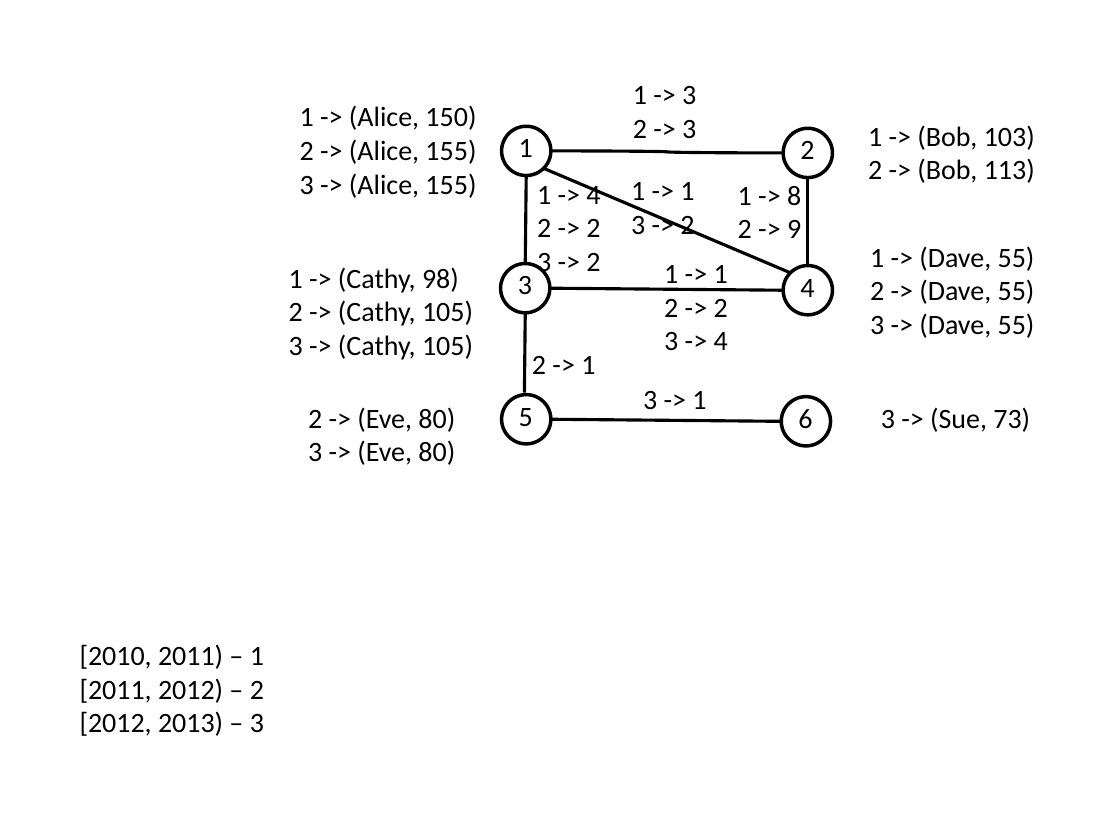
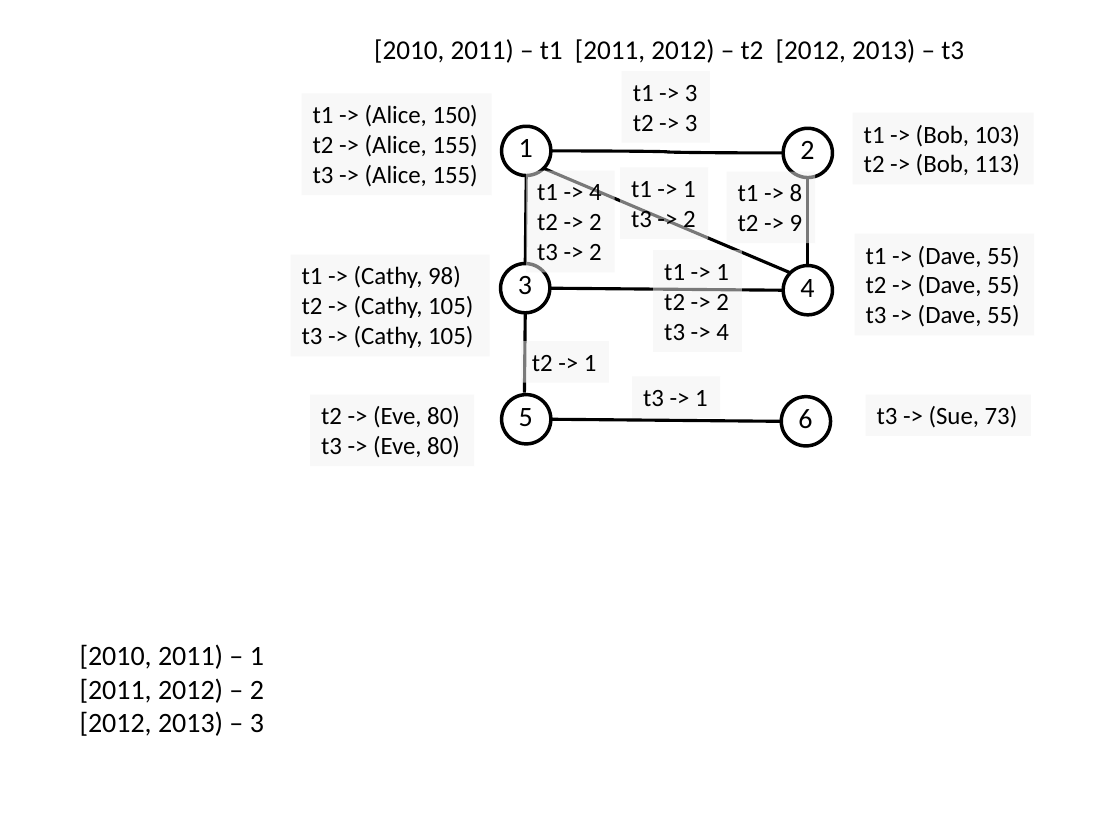
Before and after one commit to PortalDB/portal, a slide deck: slide 4 of paper/sigmod2016/figs/structures.pptx. Drawn at 1120x840 pixels with LibreOffice and Linux fonts; fonts in the diff are those of the drawing. Boxes give left, top, right and bottom in pixels: in the first picture for what was removed or moved away, otherwise in the second. Text is boxed around its words. In the diff, an @@ line names an element or a change of style, - is before the commit and + after.

```diff
--- a/paper/sigmod2016/figs/structures.pptx
+++ b/paper/sigmod2016/figs/structures.pptx
@@ text added at (374,39,964,63), 17.5 pt, text #000000 @@
+[2010, 2011) – t1 [2011, 2012) – t2 [2012, 2013) – t3
@@ rectangle "t1 -> 3": place and size @@
-rectangle "t1 -> 3" at (633,86,696,139)
+rectangle "t1 -> 3" at (622,71,710,142)
@@ text in rectangle at (633,85,698,131): text changed; size 18 to 16 pt @@
-1 -> 3
-2 -> 3
+t1 -> 3
+t2 -> 3
@@ rectangle "t1 -> (Alice, 150)": place and size @@
-rectangle "t1 -> (Alice, 150)" at (300,105,476,198)
+rectangle "t1 -> (Alice, 150)" at (301,93,492,195)
@@ text in rectangle at (313,105,478,187): text changed; size 18 to 16 pt @@
-1 -> (Alice, 150)
-2 -> (Alice, 155)
-3 -> (Alice, 155)
+t1 -> (Alice, 150)
+t2 -> (Alice, 155)
+t3 -> (Alice, 155)
@@ rectangle "t1 -> (Bob, 103)": place and size @@
-rectangle "t1 -> (Bob, 103)" at (868,125,1035,183)
+rectangle "t1 -> (Bob, 103)" at (852,113,1034,185)
@@ text in rectangle at (864,125,1020,176): text changed; size 18 to 16 pt @@
-1 -> (Bob, 103)
-2 -> (Bob, 113)
+t1 -> (Bob, 103)
+t2 -> (Bob, 113)
@@ rectangle "t1 -> 4": place and size @@
-rectangle "t1 -> 4" at (308,184,600,428)
+rectangle "t1 -> 4" at (526,170,615,272)
@@ rectangle "t1 -> 1": place and size @@
-rectangle "t1 -> 1" at (631,182,694,235)
+rectangle "t1 -> 1" at (620,167,709,239)
@@ rectangle "t1 -> 8": place and size @@
-rectangle "t1 -> 8" at (738,186,801,238)
+rectangle "t1 -> 8" at (727,171,815,243)
@@ text in rectangle at (537,184,602,266): text changed; size 18 to 16 pt @@
-1 -> 4
-2 -> 2
-3 -> 2
+t1 -> 4
+t2 -> 2
+t3 -> 2
@@ text in rectangle at (631,181,696,233): text changed; size 18 to 16 pt @@
-1 -> 1
-3 -> 2
+t1 -> 1
+t3 -> 2
@@ text in rectangle at (738,184,803,231): text changed; size 18 to 16 pt @@
-1 -> 8
-2 -> 9
+t1 -> 8
+t2 -> 9
@@ rectangle "t1 -> (Dave, 55)": place and size @@
-rectangle "t1 -> (Dave, 55)" at (870,246,1035,338)
+rectangle "t1 -> (Dave, 55)" at (855,234,1034,336)
@@ rectangle "t1 -> (Cathy, 98)": place and size @@
-rectangle "t1 -> (Cathy, 98)" at (289,267,473,360)
+rectangle "t1 -> (Cathy, 98)" at (290,254,489,356)
@@ text in rectangle at (302,266,473,348): text changed; size 18 to 16 pt @@
-1 -> (Cathy, 98)
-2 -> (Cathy, 105)
-3 -> (Cathy, 105)
+t1 -> (Cathy, 98)
+t2 -> (Cathy, 105)
+t3 -> (Cathy, 105)
@@ fill none to #F2F2F2 at 50% opacity in 13 elements at (866,394,1032,436), (310,394,475,466), (852,113,1034,185), (290,254,489,356), (301,93,492,195), (855,234,1034,336), (521,342,609,383), (632,376,720,418), (727,171,815,243), (622,71,710,142), (620,167,709,239), (526,170,615,272), (653,250,741,352) @@
@@ rectangle "t1 -> 1": place and size @@
-rectangle "t1 -> 1" at (664,265,728,351)
+rectangle "t1 -> 1" at (653,250,741,352)
@@ text in rectangle at (664,264,729,340): text changed; size 18 to 16 pt @@
-1 -> 1
-2 -> 2
-3 -> 4
+t1 -> 1
+t2 -> 2
+t3 -> 4
@@ text in rectangle at (866,246,1020,327): text changed; size 18 to 16 pt @@
-1 -> (Dave, 55)
-2 -> (Dave, 55)
-3 -> (Dave, 55)
+t1 -> (Dave, 55)
+t2 -> (Dave, 55)
+t3 -> (Dave, 55)
@@ rectangle "t2 -> 1": place and size @@
-rectangle "t2 -> 1" at (532,356,595,374)
+rectangle "t2 -> 1" at (521,342,609,383)
@@ text in rectangle at (532,355,597,371): text changed; size 18 to 16 pt @@
-2 -> 1
+t2 -> 1
@@ rectangle "t3 -> 1": place and size @@
-rectangle "t3 -> 1" at (643,391,706,410)
+rectangle "t3 -> 1" at (632,376,720,418)
@@ rectangle "t2 -> (Eve, 80)": place and size @@
-rectangle "t2 -> (Eve, 80)" at (250,407,455,699)
+rectangle "t2 -> (Eve, 80)" at (310,394,475,466)
@@ text in rectangle at (321,406,460,458): text changed; size 18 to 16 pt @@
-2 -> (Eve, 80)
-3 -> (Eve, 80)
+t2 -> (Eve, 80)
+t3 -> (Eve, 80)
@@ text in rectangle at (643,390,708,406): text changed; size 18 to 16 pt @@
-3 -> 1
+t3 -> 1
@@ rectangle "t3 -> (Sue, 73)": place and size @@
-rectangle "t3 -> (Sue, 73)" at (881,407,1030,432)
+rectangle "t3 -> (Sue, 73)" at (866,394,1032,436)
@@ text in rectangle at (877,406,1018,428): text changed; size 18 to 16 pt @@
-3 -> (Sue, 73)
+t3 -> (Sue, 73)
```
Also in this commit, not shown: 2 other slides changed, 6 other files.
